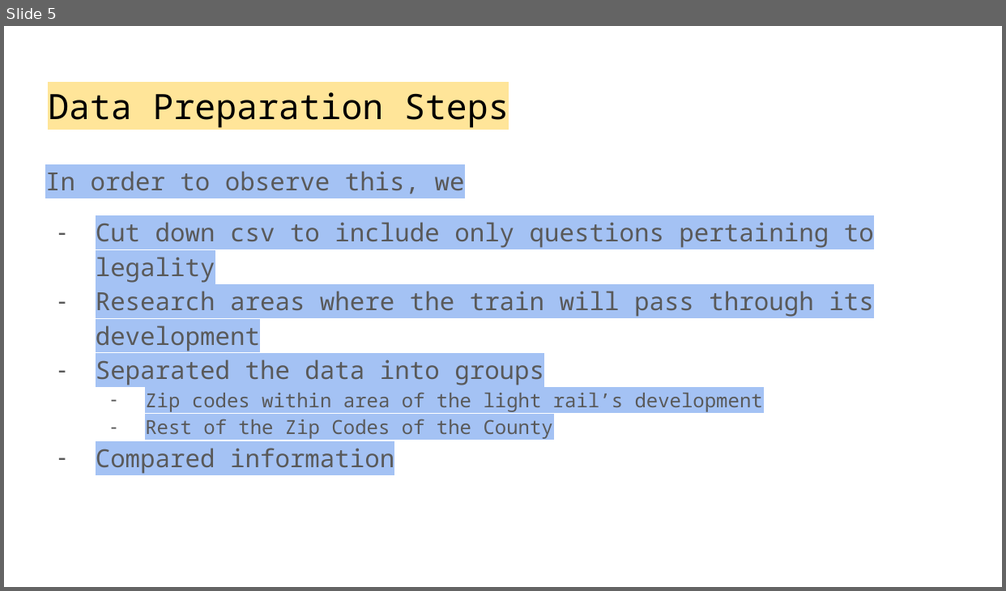
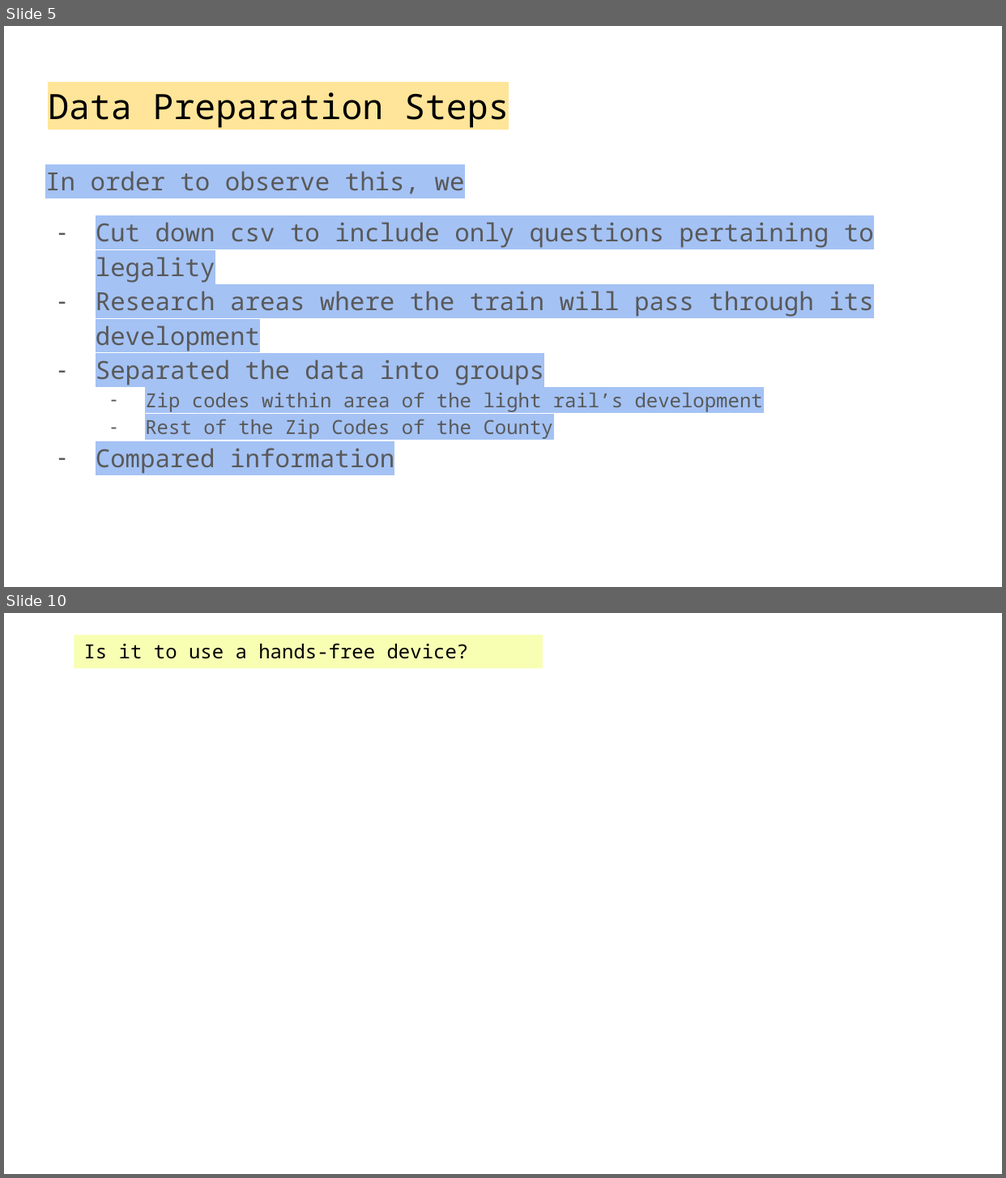
Before and after one commit to m254572/TEAMIC23045, a slide deck: TEAM IC23045.pptx. Shown one above the other, each under a label of ours: slide 5 before the commit, slides 5 and 10 after it; the slides between them are not shown. The pictures are 1006x591 and 1006x1178 pixels, drawn with LibreOffice and Linux fonts; fonts in the diff are those of the drawing; background and template pictures are left out. Boxes give left, top, right and bottom in pixels: in the first picture for what was removed or moved away, otherwise in the second. Text is boxed around its words. In the diff, an @@ line names an element or a change of style, - is before the commit and + after.

```diff
--- a/TEAM IC23045.pptx
+++ b/TEAM IC23045.pptx
@@ slide 10 added at (x1=4, y1=613, x2=1002, y2=1174), background picture (left out) @@
@@ rectangle added at (x1=74, y1=635, x2=542, y2=669), fill #F8FFB3, 14 pt, text #000000 @@
+Is it to use a hands-free device?
```
Also in this commit, not shown: 2 slides changed, 4 other slides added, 5 slides removed.
